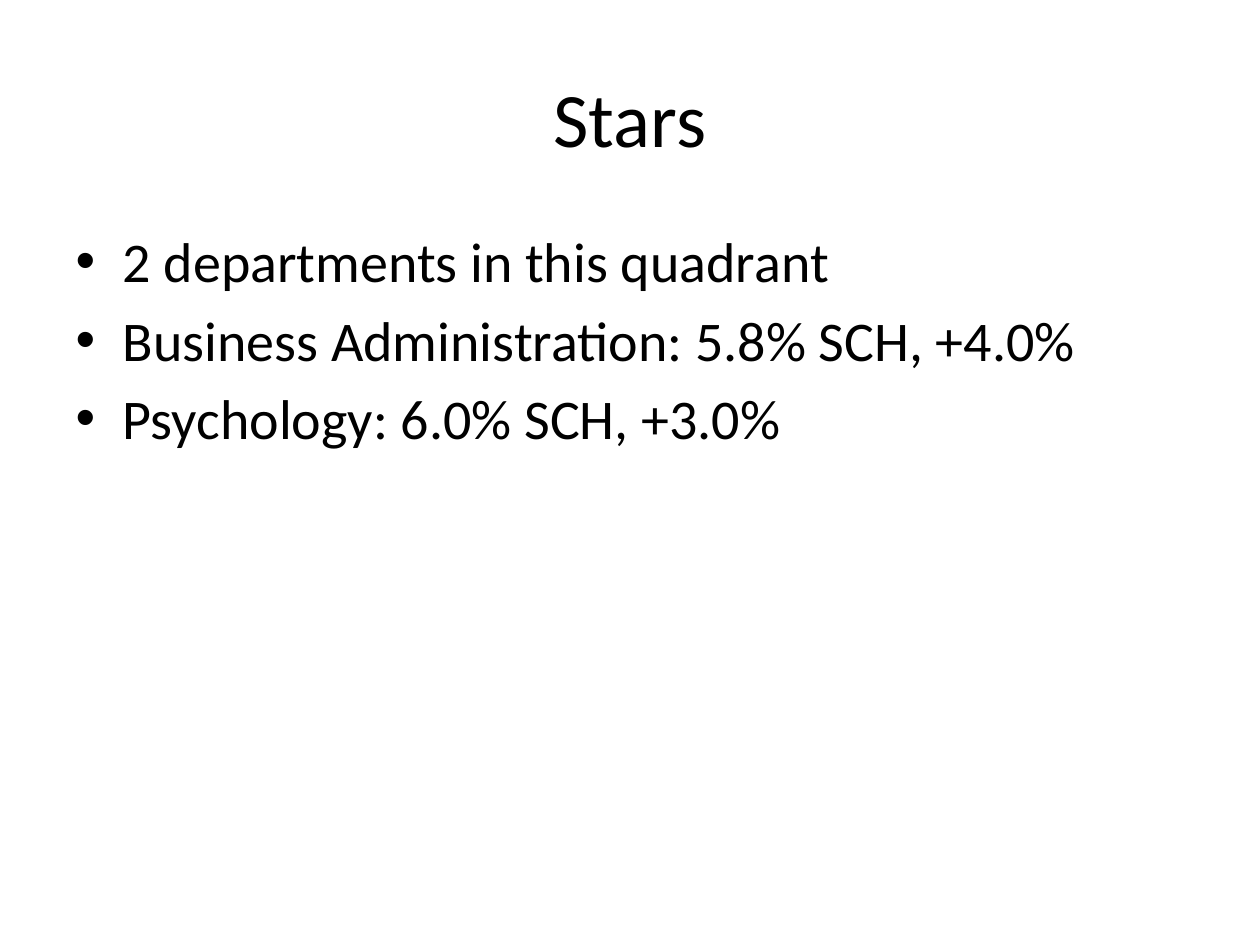
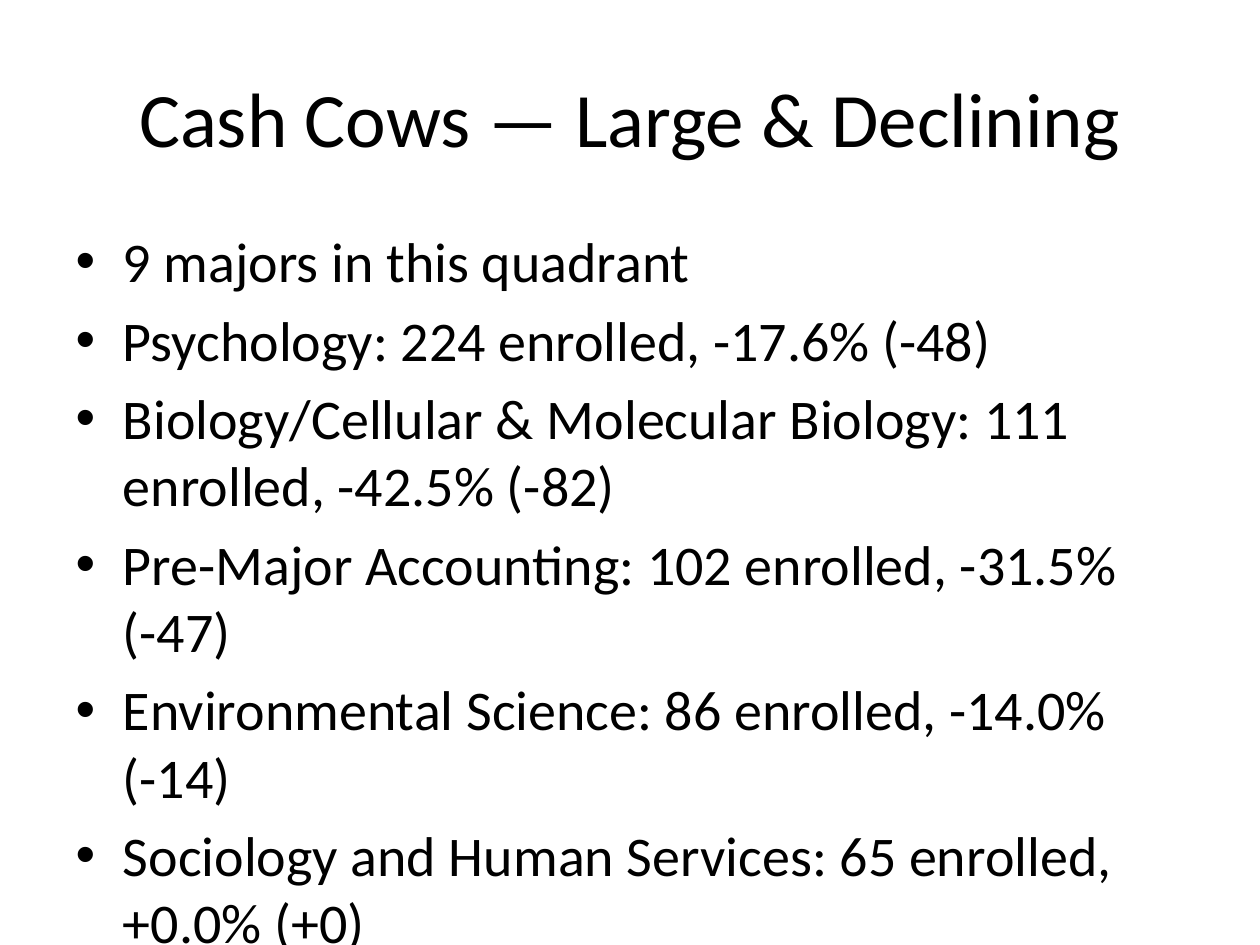
Before and after one commit to sarardm/flc-strategy-optimization-dashboard, a slide deck: slide 5 of generated_docs/BCG_Slide_Deck.pptx (slide 3 before the commit). Drawn at 1260x945 pixels with LibreOffice and Linux fonts; fonts in the diff are those of the drawing. Boxes give left, top, right and bottom in pixels: in the first picture for what was removed or moved away, otherwise in the second. Text is boxed around its words. In the diff, an @@ line names an element or a change of style, - is before the commit and + after.

```diff
--- a/generated_docs/BCG_Slide_Deck.pptx
+++ b/generated_docs/BCG_Slide_Deck.pptx
@@ title at (139, 93, 1119, 161): text changed @@
-Stars
+Cash Cows — Large & Declining
@@ text at (123, 243, 1116, 945): text changed @@
-• 2 departments in this quadrant
-• Business Administration: 5.8% SCH, +4.0%
-• Psychology: 6.0% SCH, +3.0%
+• 9 majors in this quadrant
+• Psychology: 224 enrolled, -17.6% (-48)
+• Biology/Cellular & Molecular Biology: 111 enrolled, -42.5% (-82)
+• Pre-Major Accounting: 102 enrolled, -31.5% (-47)
+• Environmental Science: 86 enrolled, -14.0% (-14)
+• Sociology and Human Services: 65 enrolled, +0.0% (+0)
+• Accounting: 60 enrolled, -4.8% (-3)
```
Also in this commit, not shown: 6 other slides changed, 2 slides added, 1 slide removed, 15 other files.
